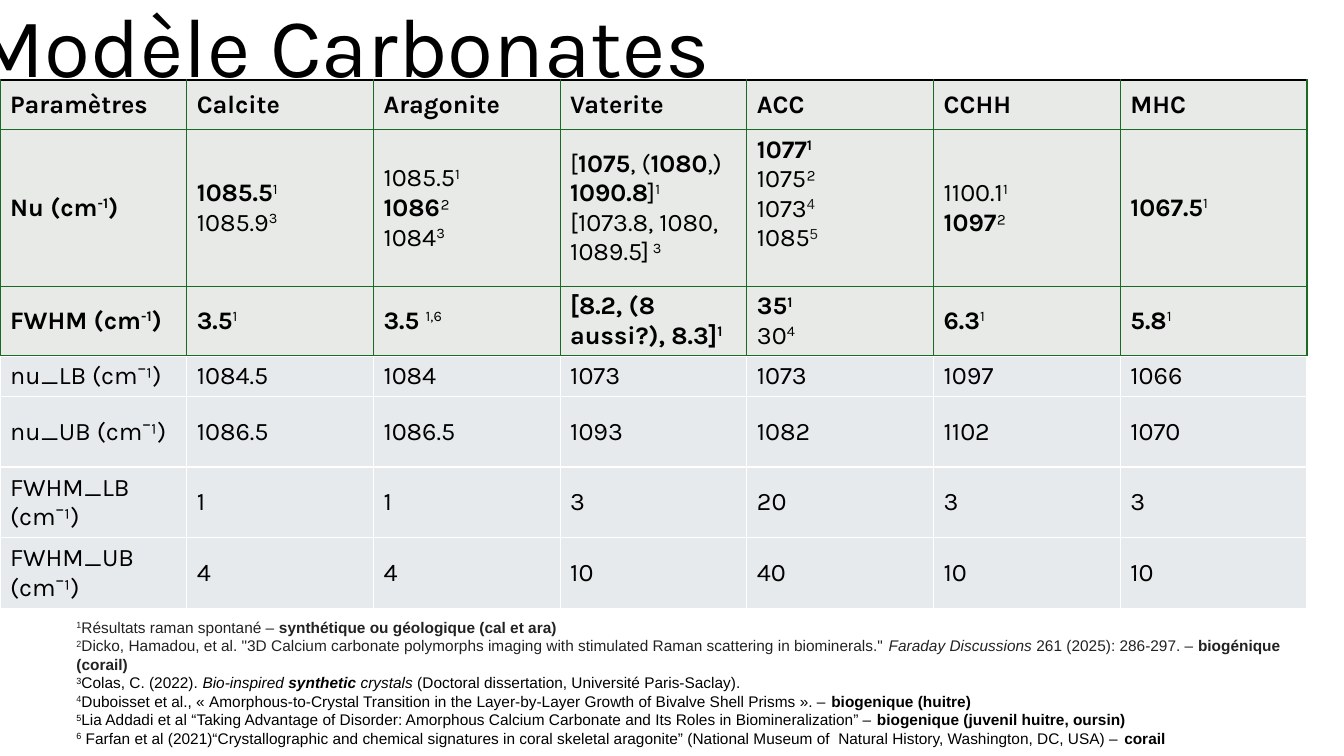
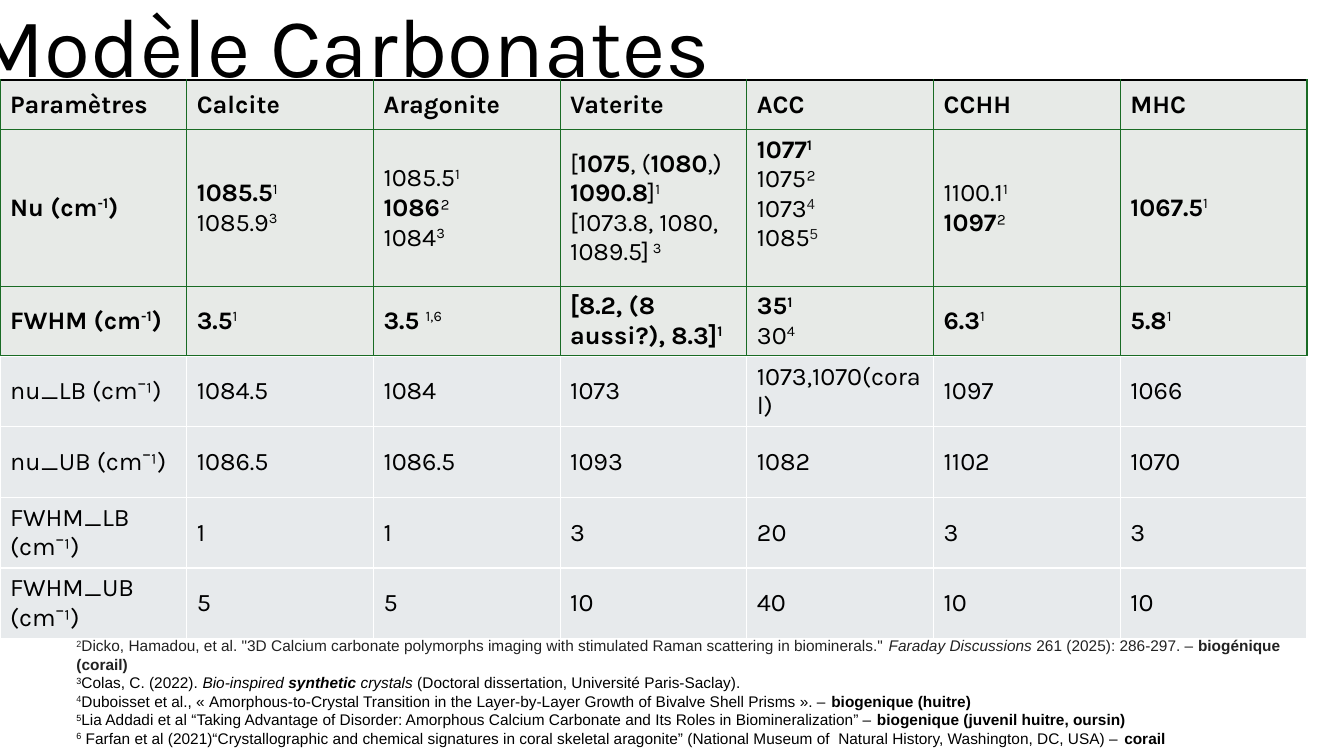
Before and after one commit to sachabuc/SRS_analysis, a slide deck: slide 3 of meetings/reu_011026_figures_papiers.pptx. Drawn at 1344x756 pixels with LibreOffice and Linux fonts; fonts in the diff are those of the drawing. Boxes give left, top, right and bottom in pixels: in the first picture for what was removed or moved away, otherwise in the second. Text is boxed around its words. In the diff, an @@ line names an element or a change of style, - is before the commit and + after.

```diff
--- a/meetings/reu_011026_figures_papiers.pptx
+++ b/meetings/reu_011026_figures_papiers.pptx
@@ table at bbox=[0, 356, 1306, 638] @@
-row 1, column 5: 1073
+row 1, column 5: 1073,1070(coral)
-row 4, column 2: 4
+row 4, column 2: 5
-row 4, column 3: 4
+row 4, column 3: 5
```
Also in this commit, not shown: 2 other slides changed, 1 slide added, 12 other files.
